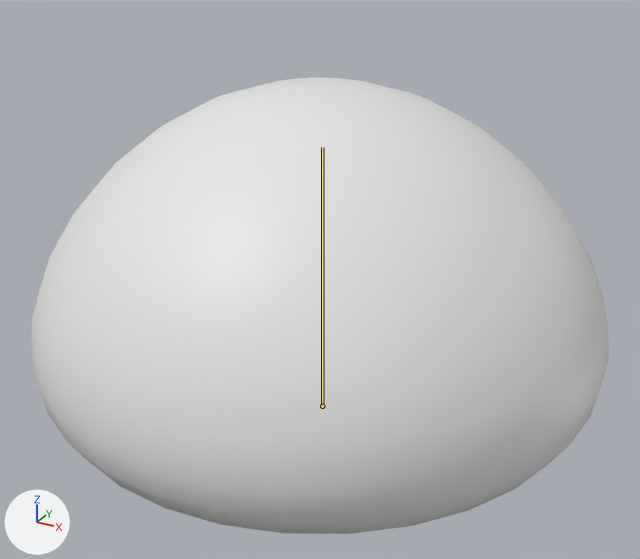
Two versions of the glTF model public/models/slime.glb, one commit apart.
Rendered twice from a camera (50 mm lens) standing at (1.38, -2.53, 1.79) and looking at (0.03, -0.06, 0.55). Every picture has the same lights, and +X, +Y and +Z are marked at lower left. Both versions are drawn at frame 20 of the action 'waiting'; the numbers are the values there. The bones that bend it are drawn over the model as lines.

In view in the first picture: 'outerbody'.
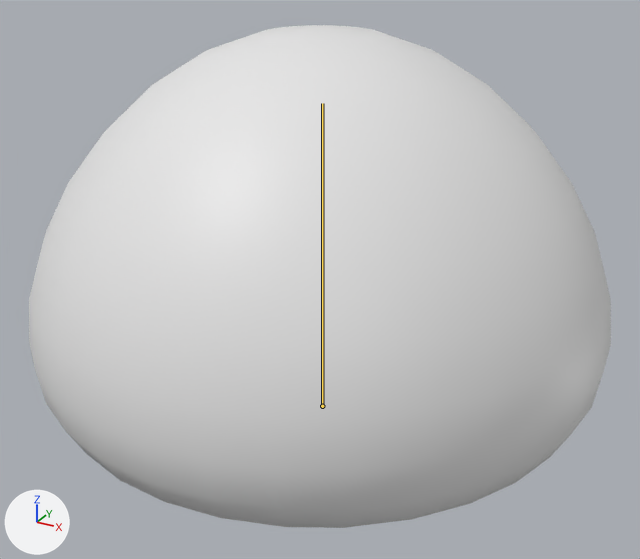
Boxes [x1, y1, x2, y2] around the edits, measured in the pictures (640 x 559 px):
'outerbody', posed (10% taller)
    before: [31, 78, 609, 534]
    after: [29, 25, 611, 528]
bone 'Bone', root to tip
    before: (322, 406) to (322, 147)
    after: (322, 406) to (322, 103)

The edits, one by one:
Bone 'Bone' (bone_bone) is rescaled from (1.0, 1.0, 1.0) to (1.0, 1.15, 1.0).
